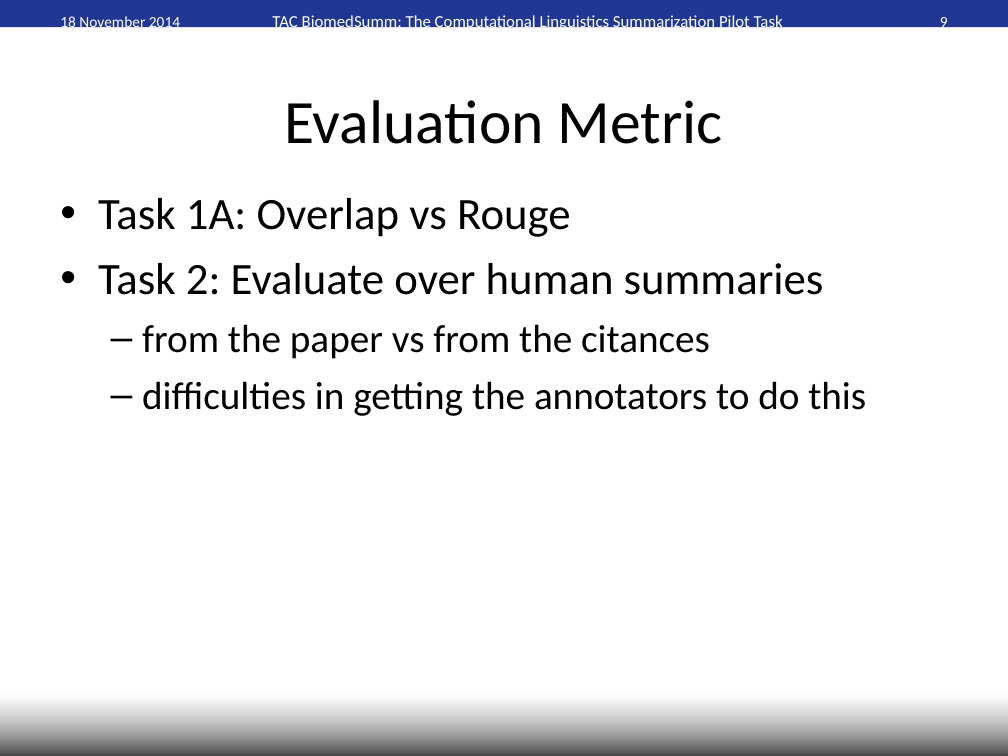
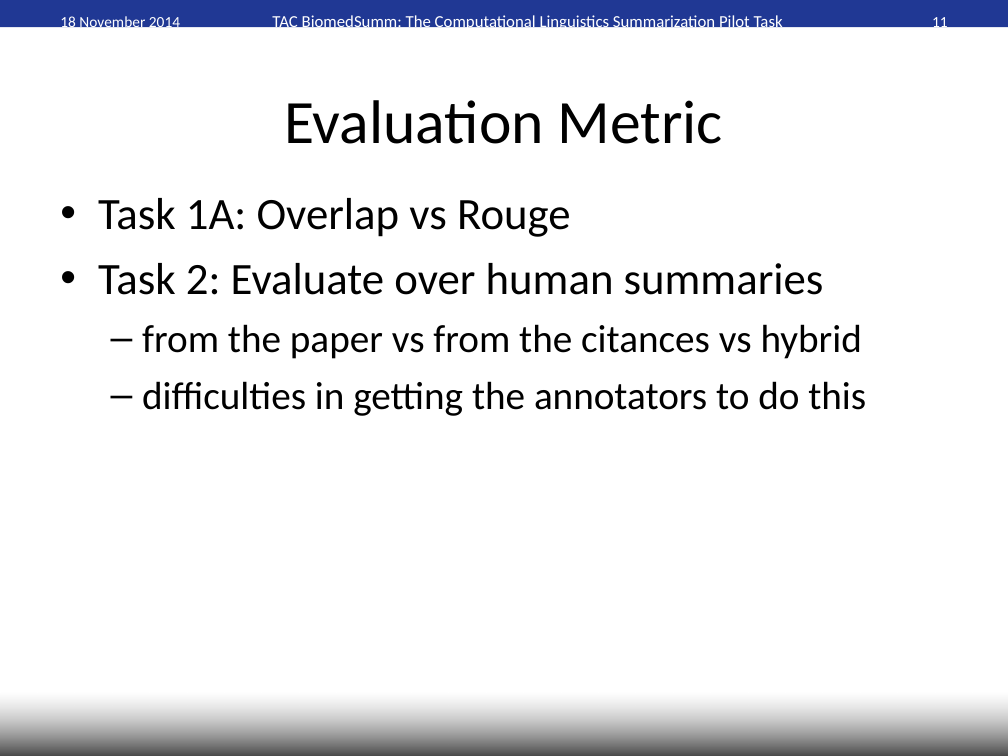
Before and after one commit to WING-NUS/scisumm-corpus, a slide deck: slide 11 of workshop_paper/TAC2014-planning.ppt (slide 9 before the commit). Drawn at 1008x756 pixels with LibreOffice and Linux fonts; fonts in the diff are those of the drawing; background and template pictures are left out. Boxes give left, top, right and bottom in pixels: in the first picture for what was removed or moved away, otherwise in the second. Text is boxed around its words. In the diff, an @@ line names an element or a change of style, - is before the commit and + after.

```diff
--- a/workshop_paper/TAC2014-planning.ppt
+++ b/workshop_paper/TAC2014-planning.ppt
@@ page number at box(932, 17, 948, 32): text changed @@
-9
+11
@@ text at box(142, 324, 862, 359): text changed @@
-  – from the paper vs from the citances
+  – from the paper vs from the citances vs hybrid
```
Also in this commit, not shown: 3 other slides changed, 2 slides added.
